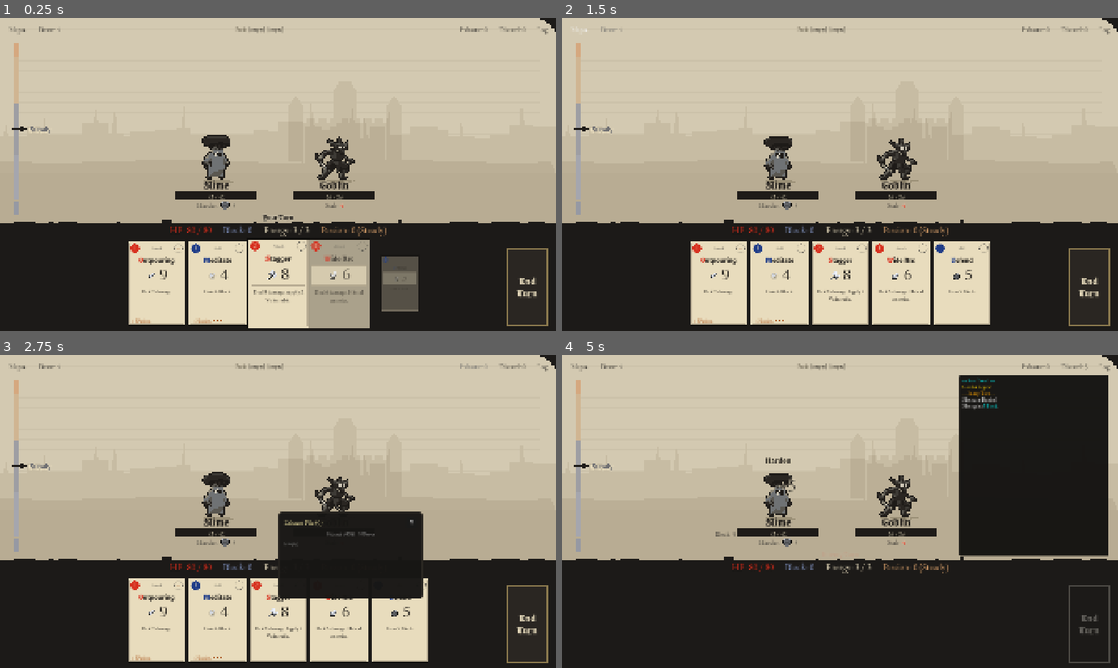
Above: before the commit, frames 1-4 (two rows, left to right).
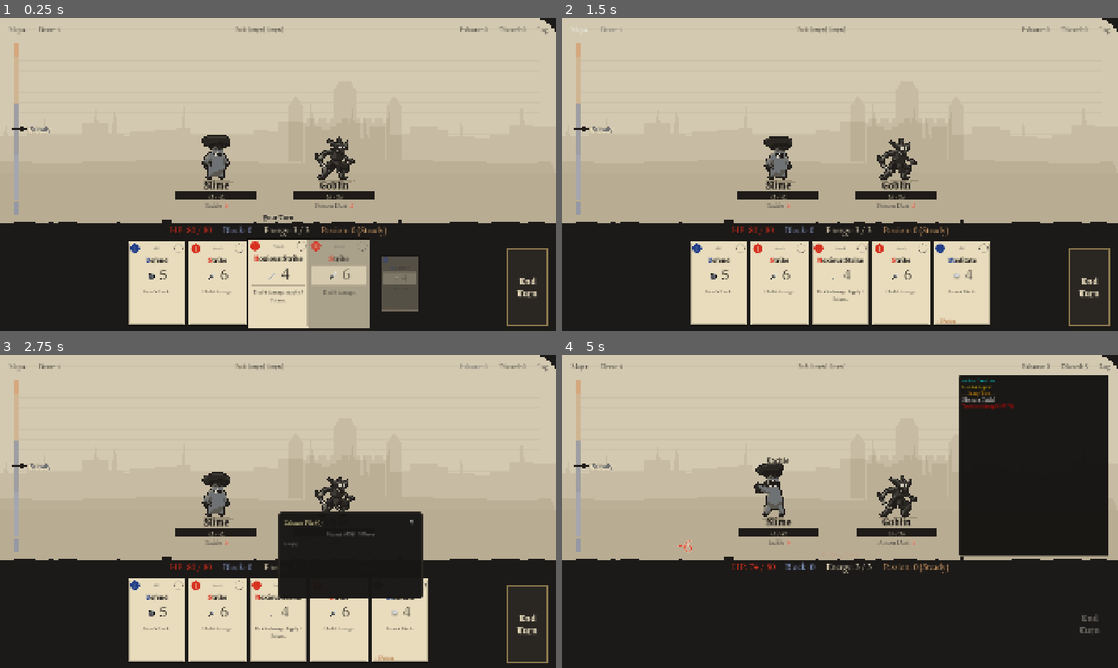
Above: after the commit, the same moments.

Repository: Maliik-B/Mythworn
Game: Godot game, scene res://scenes/combat/combat_scene.tscn
Two runs of this game, one before a commit and one after it. Both use one fixed random seed, a clock stepped at 60 frames per second and the inputs below. This scene is started directly instead of the project's main scene. Sound files missing from this copy of the repository are replaced by a short silence.
Inputs:
- Up to frame 1 (0.25 s): no input
- Up to frame 2 (1.5 s): click "Map ▸" at 0.5 s; click "Draw: 4" at 1.25 s
- Up to frame 3 (2.75 s): click "Exhaust: 0" at 2 s
- Up to frame 4 (5 s): click "Discard: 0" at 2.75 s; click "Log" at 3.5 s; click "End Turn" at 4.25 s

The runs differ from the first frame. In frame 1, 0.9% of the frame differs, in the area x 23-72%, y 58-98%; in frame 2, 1.1%; in frame 3, 0.9%; in frame 4, 2.0%, in the area x 1-99%, y 2-99%.

Commit message:
Measure the glyphs once the first scene is in the tree
The splash primes the measurements for the map's and the cards' glyphs from its _ready, and at that moment the root is still adding the splash, so it refused every probe: thirty errors on every windowed launch, and every glyph measured as already centred. The prime runs once, so the title screen's call found the work done, and for the whole session the map's node glyphs and the cards' coin glyphs sat where the font put them rather than where they belong. Headless runs never draw, so no test could see it.

The probe now joins the tree deferred, which still lands before the frame is drawn. A throwaway scene that primes from its own _ready, the splash's case, now reads the same thirty shifts as a prime made after the tree has settled, where before it read thirty zeros, and a windowed launch prints none of the errors.

Diff:
--- a/scripts/ui/node_face.gd
+++ b/scripts/ui/node_face.gd
@@ -181,7 +181,10 @@
 	for state in ["font_color", "font_hover_color", "font_pressed_color", "font_disabled_color", "font_focus_color"]:
 		probe.add_theme_color_override(state, Color.WHITE)
 	viewport.add_child(probe)
-	loop.root.add_child(viewport)
+	# Deferred, since the splash primes from its _ready while the root is still adding it, and the root
+	# refuses a child then: the probe would never draw and every glyph would read as centred. It still
+	# joins the tree before the frame is drawn.
+	loop.root.add_child.call_deferred(viewport)
 	_measuring += 1
 	await loop.process_frame
 	await loop.process_frame
